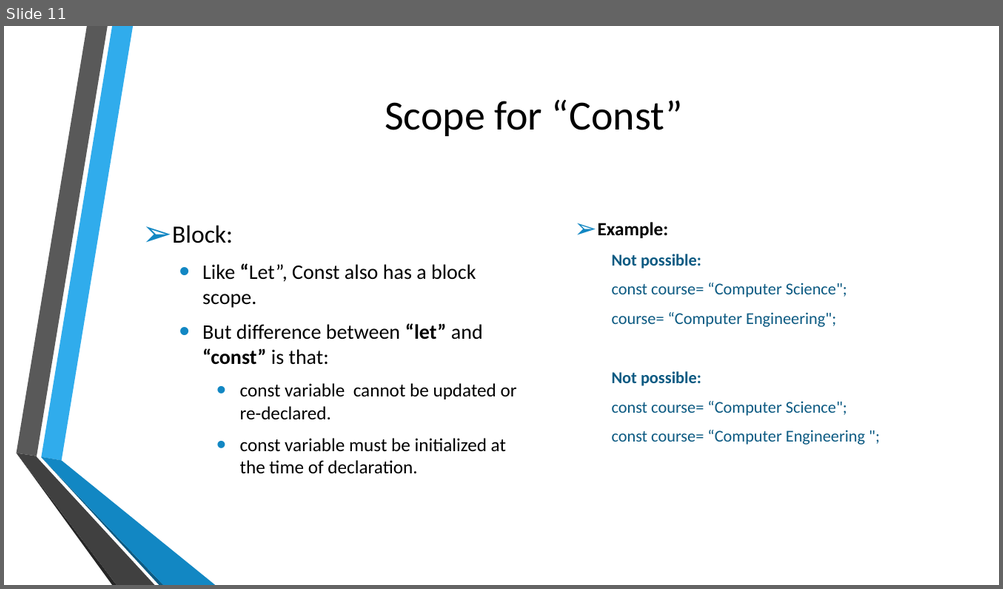
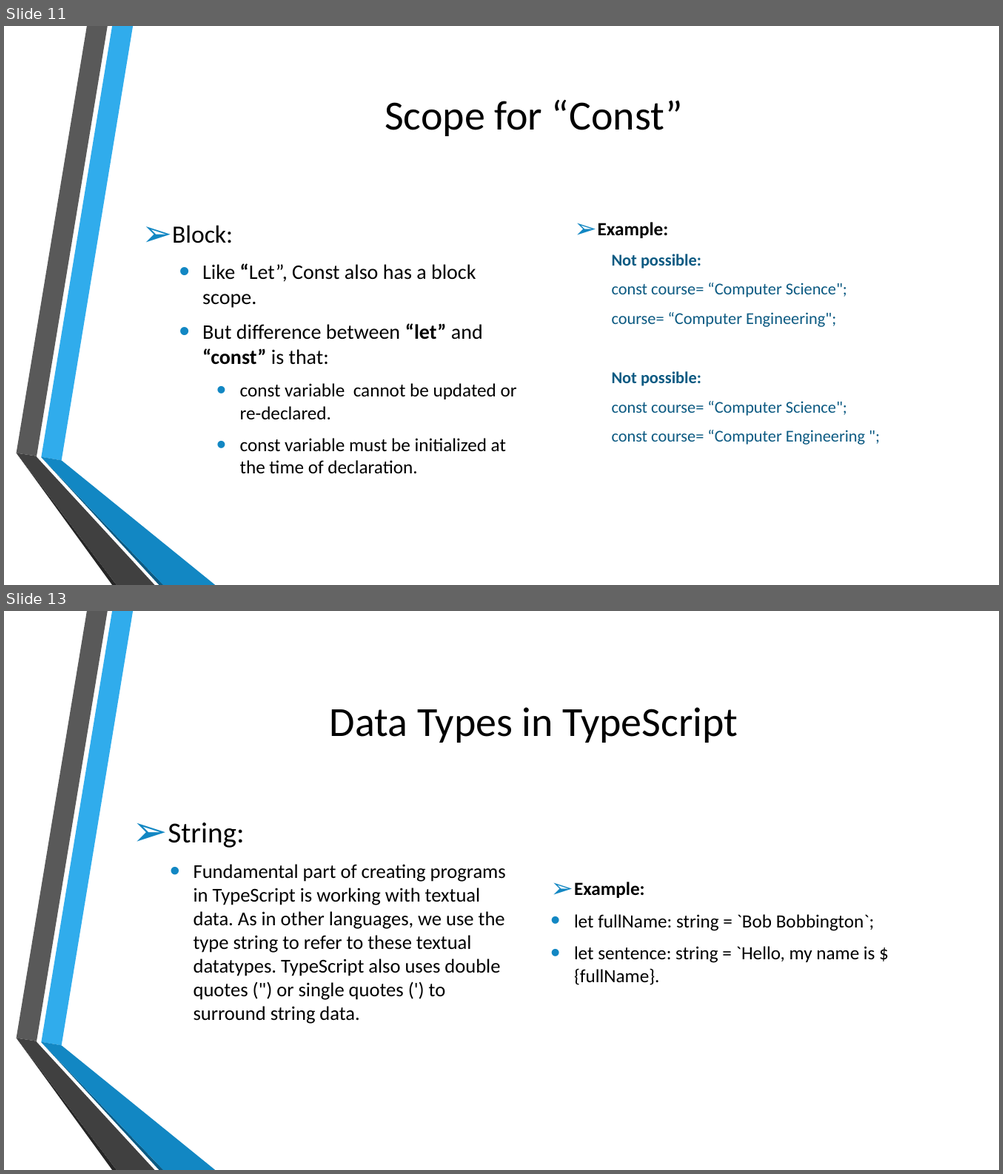
Before and after one commit to kalyank12/SoftwareParadigms, a slide deck: PPT/Group02-Component1.pptx. Shown one above the other, each under a label of ours: slide 11 before the commit, slides 11 and 13 after it; the slides between them are not shown. The pictures are 1003x589 and 1003x1174 pixels, drawn with LibreOffice and Linux fonts; fonts in the diff are those of the drawing; background and template pictures are left out. Boxes give left, top, right and bottom in pixels: in the first picture for what was removed or moved away, otherwise in the second. Text is boxed around its words. In the diff, an @@ line names an element or a change of style, - is before the commit and + after.

```diff
--- a/PPT/Group02-Component1.pptx
+++ b/PPT/Group02-Component1.pptx
@@ slide 13 added at [4, 611, 999, 1170], background picture (left out); not listed: 6 template elements that a slide beside it also shows @@
@@ title added at [330, 707, 738, 743], 40 pt, text #000000 @@
+Data Types in TypeScript
@@ text added at [168, 823, 506, 1024], 19 pt, text #000000 @@
+➢ String:
+  • Fundamental part of creating programs in TypeScript is working with textual data. As in other languages, we use the type string to refer to these textual datatypes. TypeScript also uses double quotes (") or single quotes (') to surround string data.
@@ text added at [574, 882, 875, 985], 18 pt, text #000000 @@
+➢ Example:
+• let fullName: string = `Bob Bobbington`;
+• let sentence: string = `Hello, my name is ${fullName}.
```
Also in this commit, not shown: 10 other slides added.
